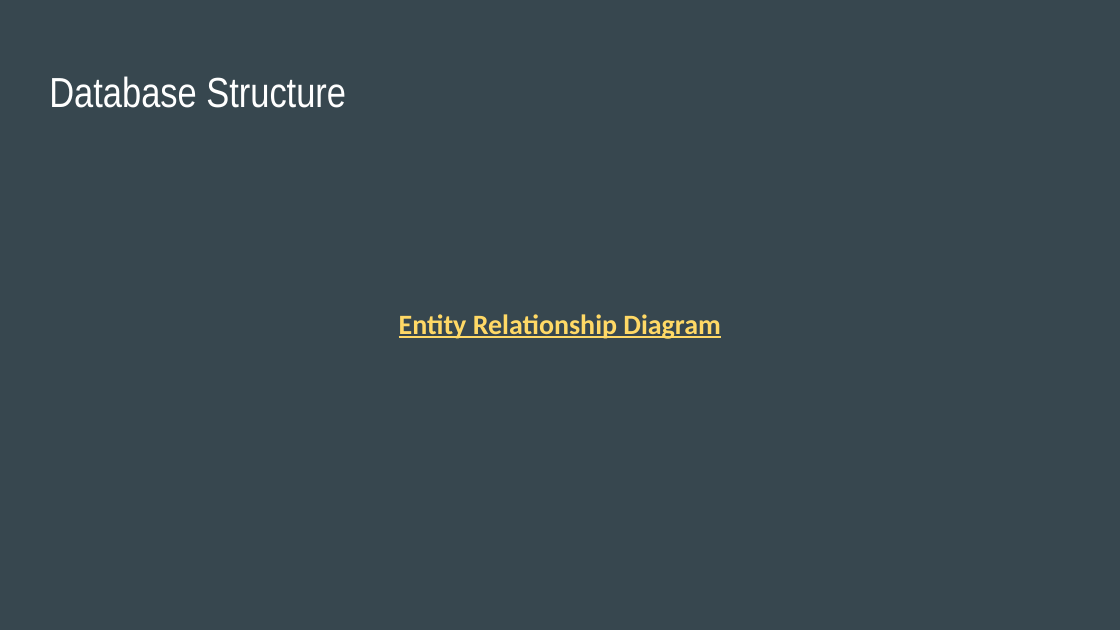
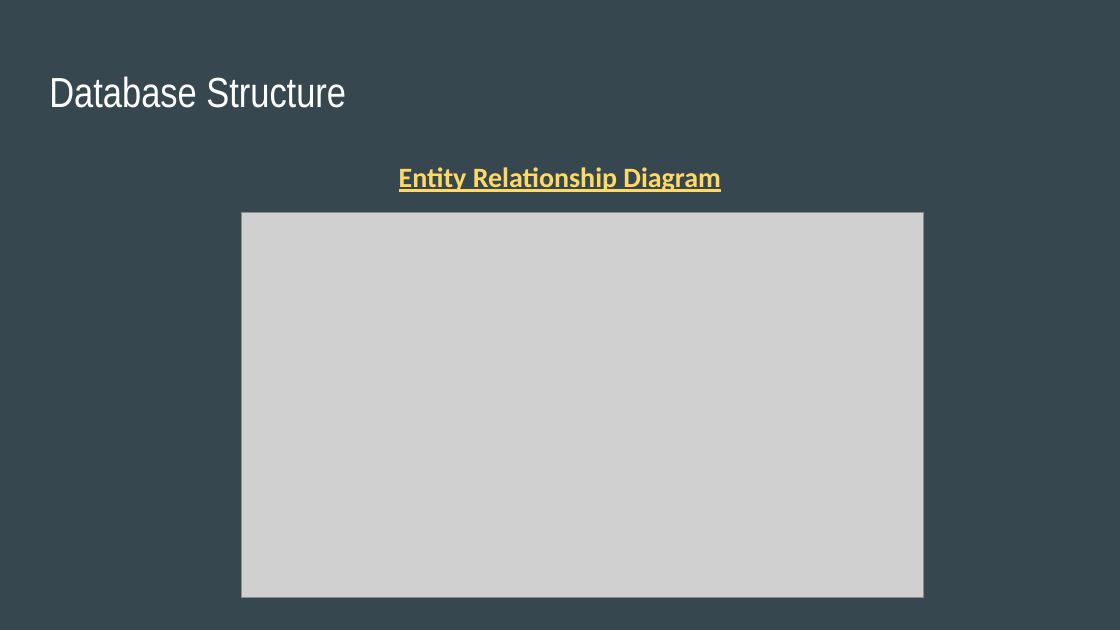
Before and after one commit to daniduce/Final-Project, a slide deck: slide 8 of Weather Patterns.pptx. Drawn at 1120x630 pixels with LibreOffice and Linux fonts; fonts in the diff are those of the drawing; grey boxes stand for pictures. Boxes give left, top, right and bottom in pixels: in the first picture for what was removed or moved away, otherwise in the second. Text is boxed around its words. In the diff, an @@ line names an element or a change of style, - is before the commit and + after.

```diff
--- a/Weather Patterns.pptx
+++ b/Weather Patterns.pptx
@@ text "Entity Relationship Diagram": place and size @@
-text "Entity Relationship Diagram" at (399,314,720,339)
+text "Entity Relationship Diagram" at (399,167,720,192)
@@ text "Entity Relationship Diagram" at (399,167,720,192): less space between paragraphs @@
@@ picture added at (242,213,924,597) @@
```
Also in this commit, not shown: 5 other slides changed, 7 slides added, 2 slides removed.
